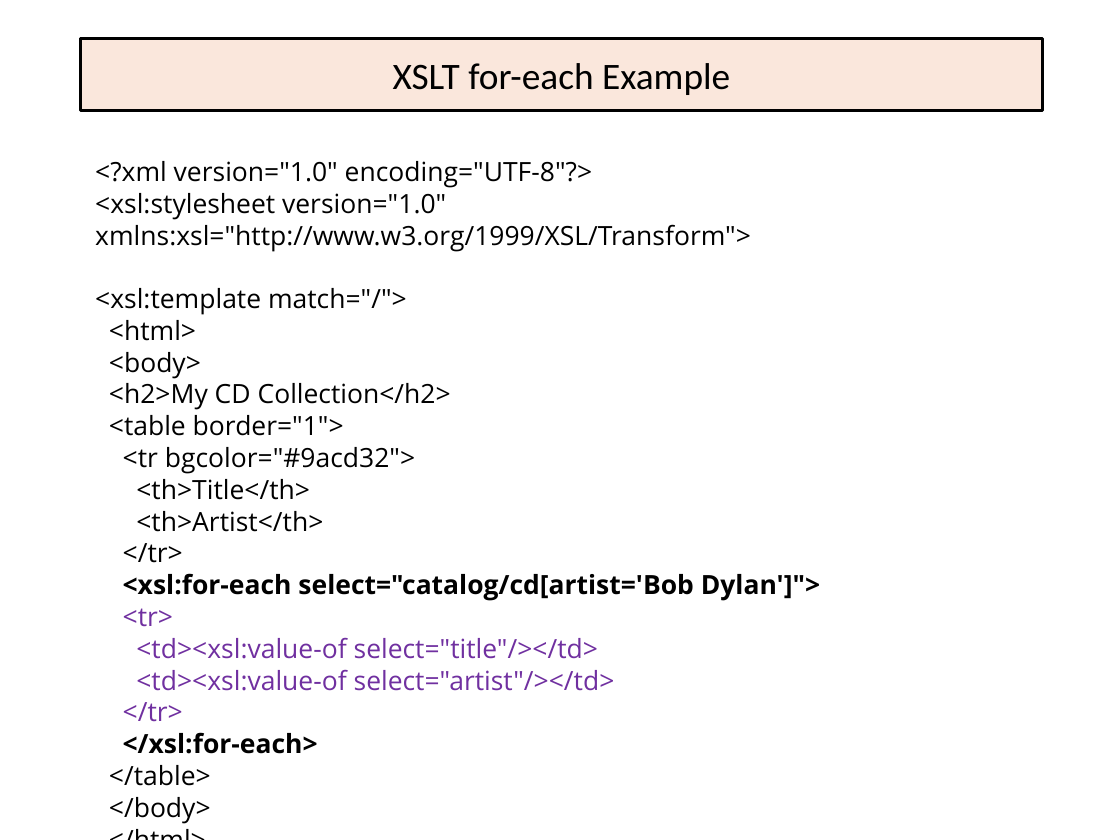
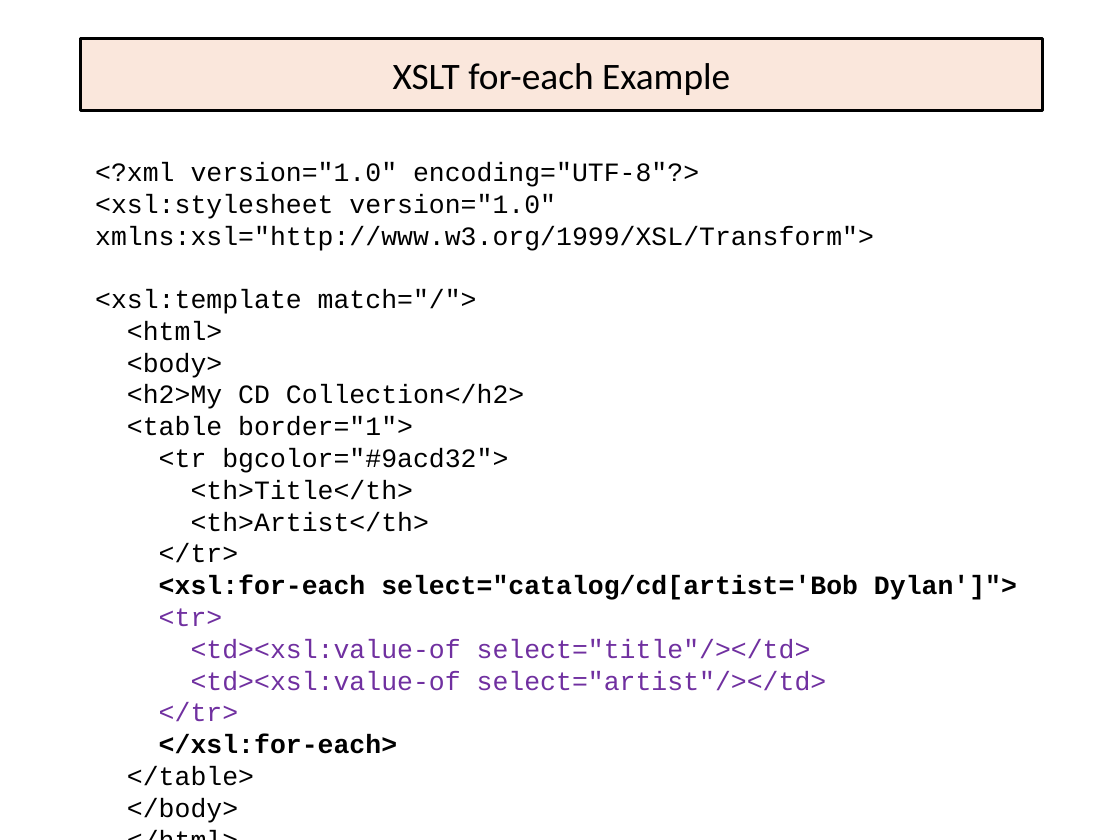
Before and after one commit to EricJPogue/www-epogue-info, a slide deck: slide 57 of CPSC-24700/Presentations/xml-and-webservices.pptx (slide 56 before the commit). Drawn at 1120x840 pixels with LibreOffice and Linux fonts; fonts in the diff are those of the drawing. Boxes give left, top, right and bottom in pixels: in the first picture for what was removed or moved away, otherwise in the second. Text is boxed around its words. In the diff, an @@ line names an element or a change of style, - is before the commit and + after.

```diff
--- a/CPSC-24700/Presentations/xml-and-webservices.pptx
+++ b/CPSC-24700/Presentations/xml-and-webservices.pptx
@@ text "<?xml version="1.0" encoding="UTF-8"?> <xsl:stylesheet versi ..." at (95, 162, 1017, 823): font Open Sans to Courier New @@
```
Also in this commit, not shown: 4 other slides changed, 1 slide added, 6 other files.
